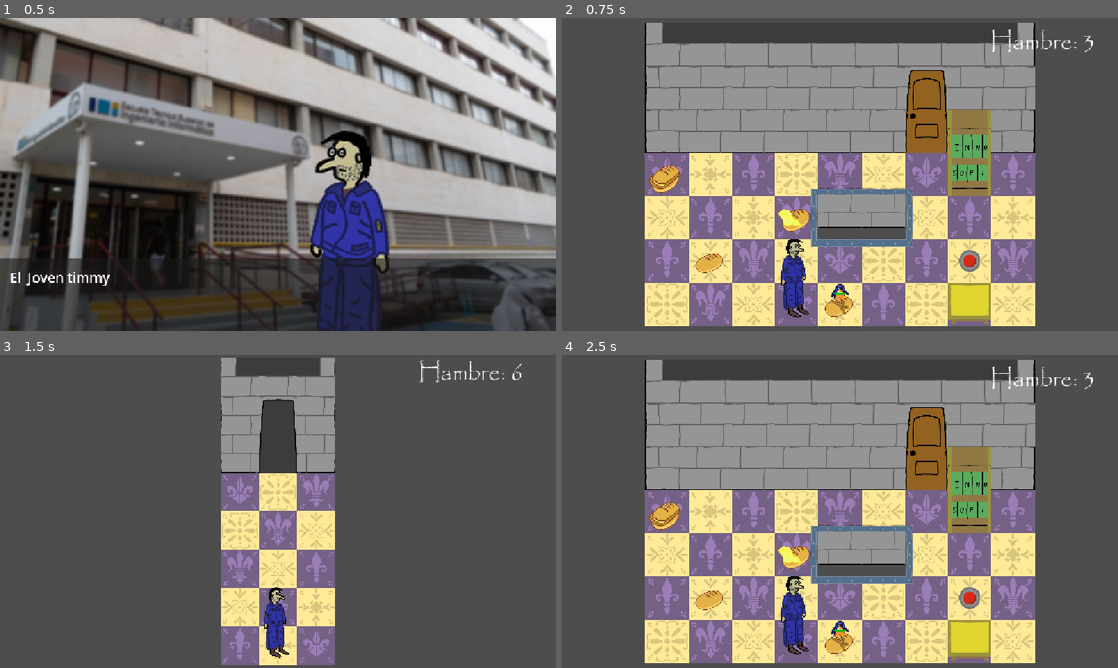
Above: before the commit, frames 1-4 (two rows, left to right).
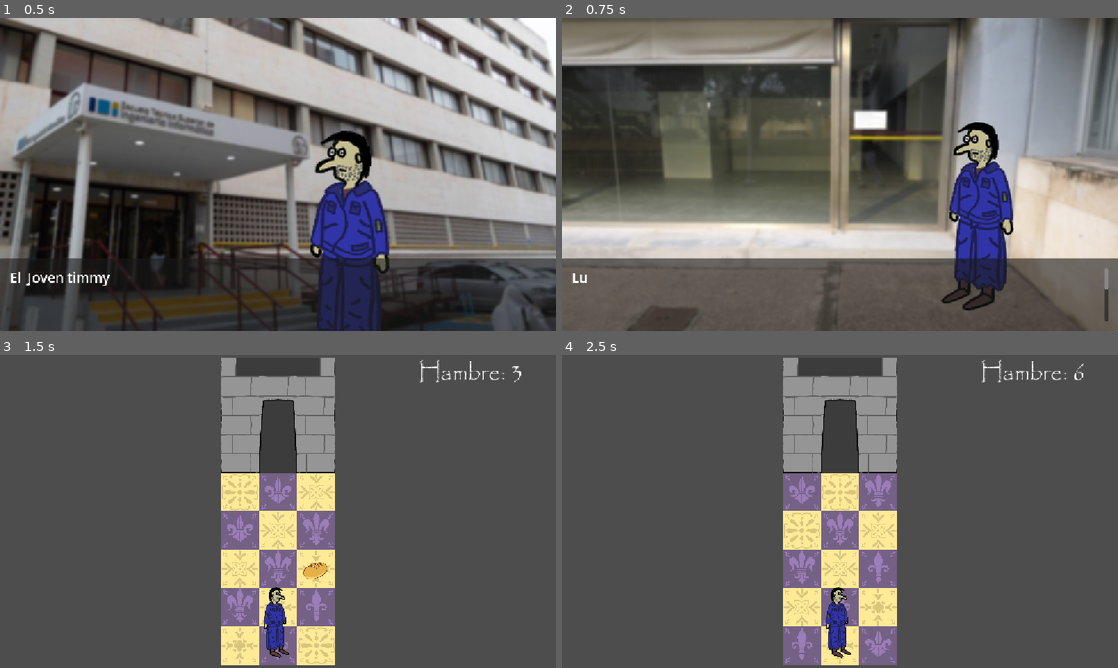
Above: after the commit, the same moments.

Repository: andresfdezc6/pan-sabe-mejor-que-llave-
Game: Godot game, scene res://Scenes/intro.tscn
Same seed, same stepped clock (60 frames per second), same inputs: the game is played once before the commit and once after it. The engine's default icon, where the game draws it, is replaced by a stand-in: a white triangle on a blue panel in a dark square.
Inputs (mouse positions are in pixels of both pictures, inside the frame that each line leads up to):
- Up to frame 1 (0.5 s): no input
- Up to frame 2 (0.75 s): tap Enter (ui_accept) at 0.5 s; move the mouse to (962, 158) at 0.52 s; hold Right (right) from 0.53 s (still down); tap 1 at 0.6 s; click (962, 158) at 0.67 s
- Up to frame 3 (1.5 s): tap Enter (ui_accept) at 0.77, 1.25 s; tap 2 at 0.8, 1.35 s; move the mouse to (166, 527) at 1.27 s; release Right (right) at 1.28 s; hold S (down) from 1.28 s (still down)
- Up to frame 4 (2.5 s): tap Enter (ui_accept) at 1.52, 2 s; tap 9 at 1.55, 2.1 s; move the mouse to (895, 442) at 2.02 s; release S (down) at 2.03 s; hold Right (right) from 2.03 s (still down); tap 1 at 2.3 s

Frame 1 is identical in both runs. In frame 2, 87% of the frame differs, in the area x 0-100%, y 0-100%; in frame 3, 12%; in frame 4, 57%.

Commit message:
control actualizado para quitar números

Diff:
--- a/Scenes/nivel_1.tscn
+++ b/Scenes/nivel_1.tscn
@@ -2,7 +2,6 @@
 
 [ext_resource type="PackedScene" uid="uid://cminuue6w0sfq" path="res://Scenes/nivel_base.tscn" id="1_cfwl0"]
 [ext_resource type="AudioStream" uid="uid://ctggb861s2ed0" path="res://assets/sounds/bgm/rosesblue PAN town (melo niveles normales) 133bmp mp3.mp3" id="2_3givb"]
-[ext_resource type="Texture2D" uid="uid://byxuxvr2wo77a" path="res://assets/sprites/federico.png" id="3_ecx5m"]
 
 [node name="nivel_base3" unique_id=275302144 instance=ExtResource("1_cfwl0")]
 hambre_inicial = 3
@@ -27,4 +26,3 @@
 [node name="indicador_objeto" parent="CanvasLayer" parent_id_path=PackedInt32Array(992728299) index="1" unique_id=274572565]
 z_index = 5
 position = Vector2(1061, 217)
-texture = ExtResource("3_ecx5m")
--- a/Scripts/control.gd
+++ b/Scripts/control.gd
@@ -39,8 +39,10 @@
 		return
 	if event.physical_keycode == KEY_ESCAPE:
 		get_tree().quit()
-	elif event.physical_keycode >= KEY_1 and event.physical_keycode <= KEY_9:
-		cargar_nivel_por_indice(event.physical_keycode - KEY_1)
+	elif event.physical_keycode == KEY_1:
+		cargar_nivel_por_indice(indice_nivel_actual - 1)
+	elif event.physical_keycode == KEY_2:
+		cargar_siguiente_nivel()
 
 func cargar_nivel_por_indice(idx: int) -> void:
 	if idx >= 0 and idx < NIVELES.size():
